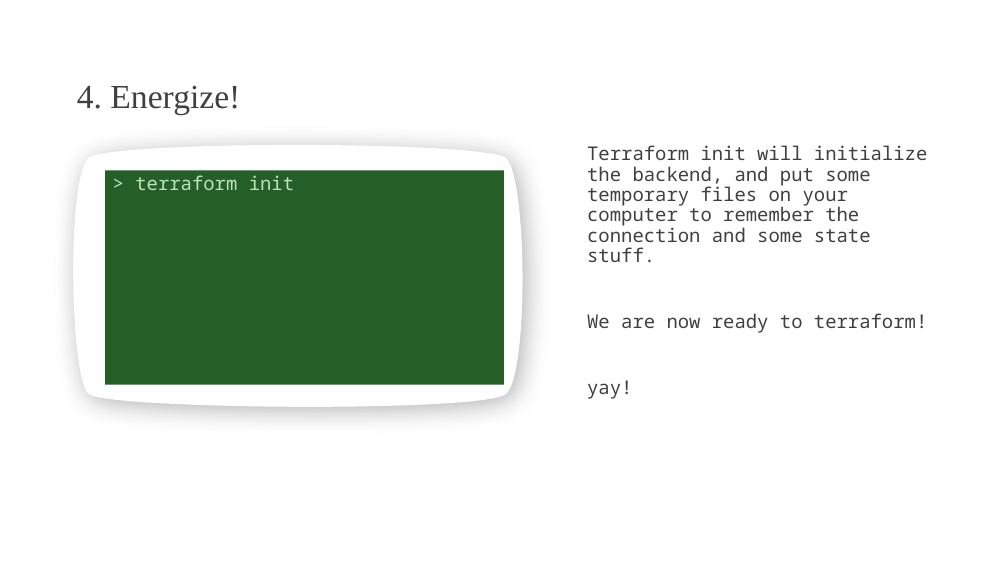
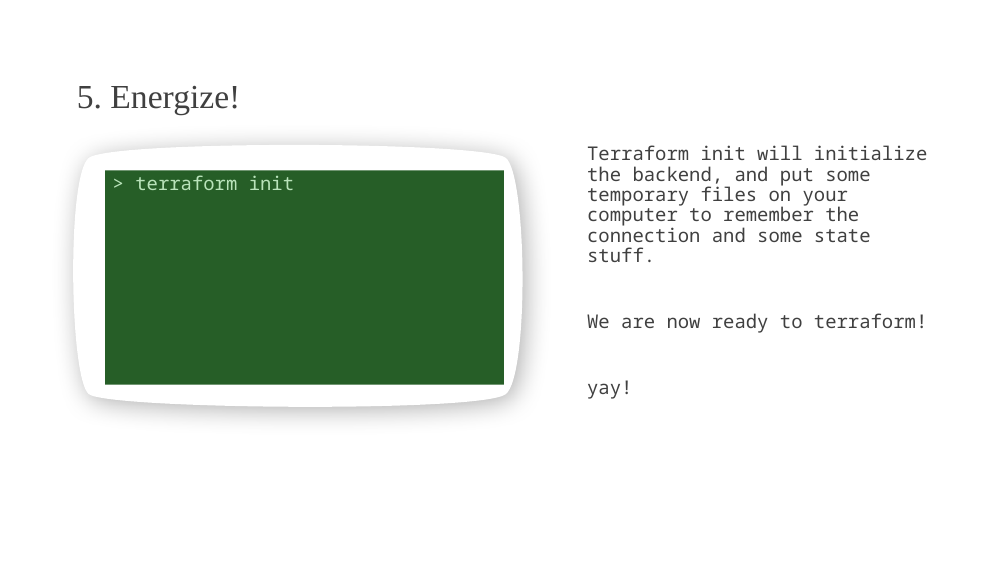
Before and after one commit to johnverbiest/Terraform101-KnowledgeShare, a slide deck: slide 15 of Terraform 101.pptx (slide 14 before the commit). Drawn at 1008x567 pixels with LibreOffice and Linux fonts; fonts in the diff are those of the drawing; background and template pictures are left out. Boxes give left, top, right and bottom in pixels: in the first picture for what was removed or moved away, otherwise in the second. Text is boxed around its words. In the diff, an @@ line names an element or a change of style, - is before the commit and + after.

```diff
--- a/Terraform 101.pptx
+++ b/Terraform 101.pptx
@@ title at (77,86,240,115): text changed @@
-4. Energize!
+5. Energize!
```
Also in this commit, not shown: 1 other slide changed, 6 slides added, 1 other file.
